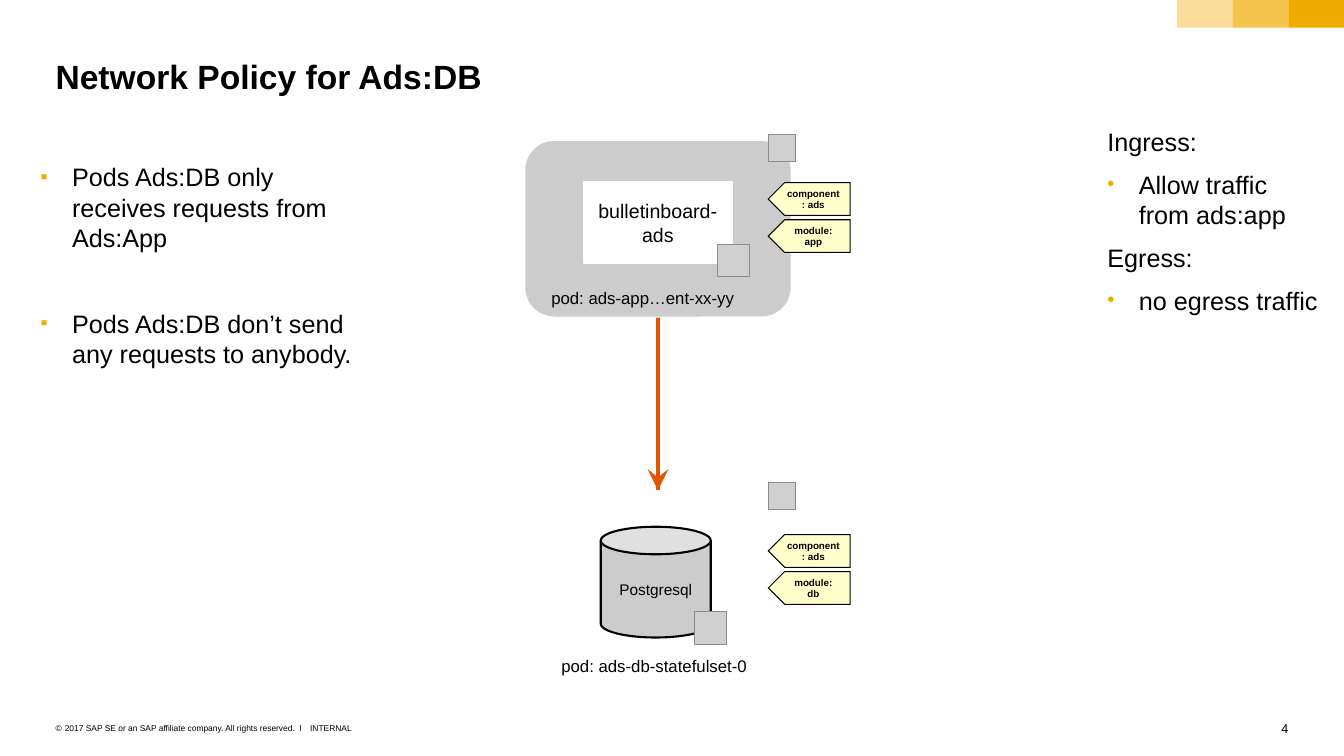
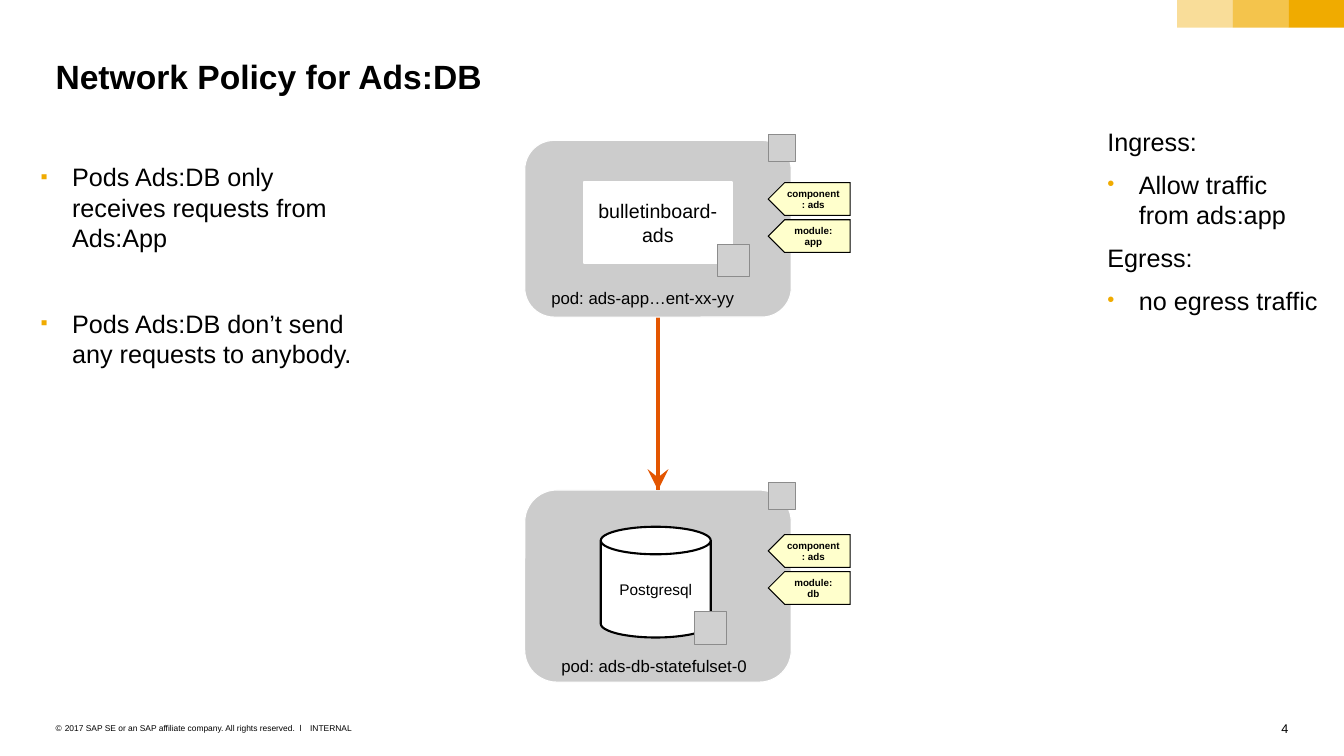
Before and after one commit to cuijiyao01/docker-k8s-training, a slide deck: slide 4 of kubernetes/k8s-bulletinboard/03_k8s-bulletinboard.pptx. Drawn at 1344x756 pixels with LibreOffice and Linux fonts; fonts in the diff are those of the drawing; grey boxes stand for pictures. Boxes give left, top, right and bottom in pixels: in the first picture for what was removed or moved away, otherwise in the second. Text is boxed around its words. In the diff, an @@ line names an element or a change of style, - is before the commit and + after.

Commit message:
fixed missed shape for pod

```diff
--- a/kubernetes/k8s-bulletinboard/03_k8s-bulletinboard.pptx
+++ b/kubernetes/k8s-bulletinboard/03_k8s-bulletinboard.pptx
@@ rounded rectangle at (x1=525, y1=490, x2=792, y2=682): fill #FFFFFF to #CCCCCC @@
@@ cylinder "Postgresql" at (x1=600, y1=527, x2=710, y2=638): fill #CCCCCC to #FFFFFF @@
```
